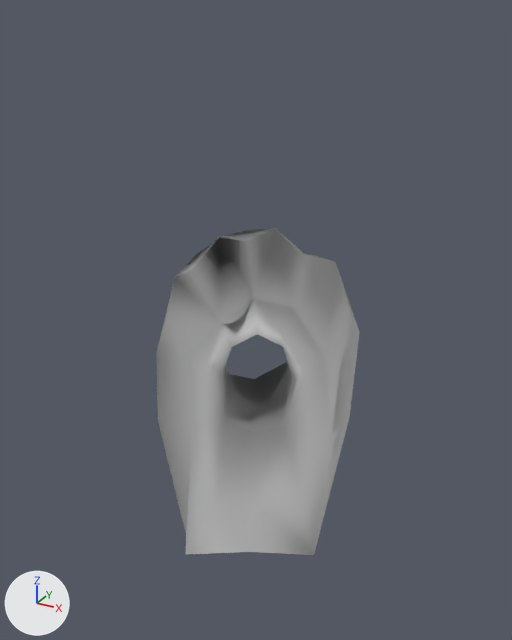
Two versions of the FBX model Assets/Models/Props/First_Lv_Props/Rock_Rune_002.fbx, one commit apart.
Both versions are drawn from a 50 mm camera at (2.58, -4.68, 4.55) aimed at (0.03, -0.03, 2.23). Every picture has the same lights, and +X, +Y and +Z are marked at lower left.
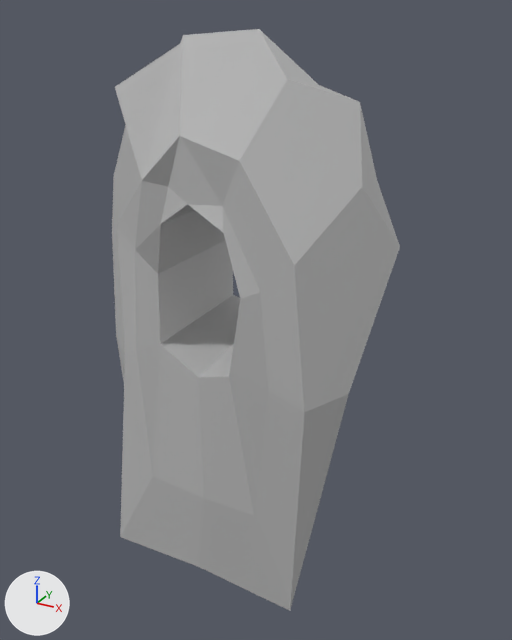
What differs and where, as boxes (x1, y1, x2, y2) in the pictures (512 x 640 px):
'polySurface5', shading changed, moved, turned, rescaled
    before: (156, 228, 360, 555)
    after: (112, 29, 400, 611)

Diff of the bpy script that builds the scene:
```diff
--- a/Assets/Models/Props/First_Lv_Props/Rock_Rune_002.fbx.py
+++ b/Assets/Models/Props/First_Lv_Props/Rock_Rune_002.fbx.py
@@ me_mesh @@
 me_mesh.from_pydata(...)  # 74 vertices, 74 faces; spans x -47.0..47.0, y -3.0..174.0, z -33.0..33.0
 # used by ob_polysurface5; parent = ob_polysurface4; location = (0.0, 2.173, 0.0); scale = (1.7, 1.7, 1.7)
+# me_mesh part 1: edges marked sharp go from 0 to 141
 me_mesh.materials.append(mat_lambert9)
@@ ob_polysurface5 @@
 ob_polysurface5.parent = ob_polysurface4
-ob_polysurface5.location = (0.0, 2.173, 0.0)
-ob_polysurface5.scale = (1.7, 1.7, 1.7)
+ob_polysurface5.location = (-11.92, 2.173, 24.36)
+ob_polysurface5.rotation_euler = (0.0, -0.528, 0.0)  # degrees (0, -30, 0)
+ob_polysurface5.scale = (2.54, 2.54, 2.54)
```
